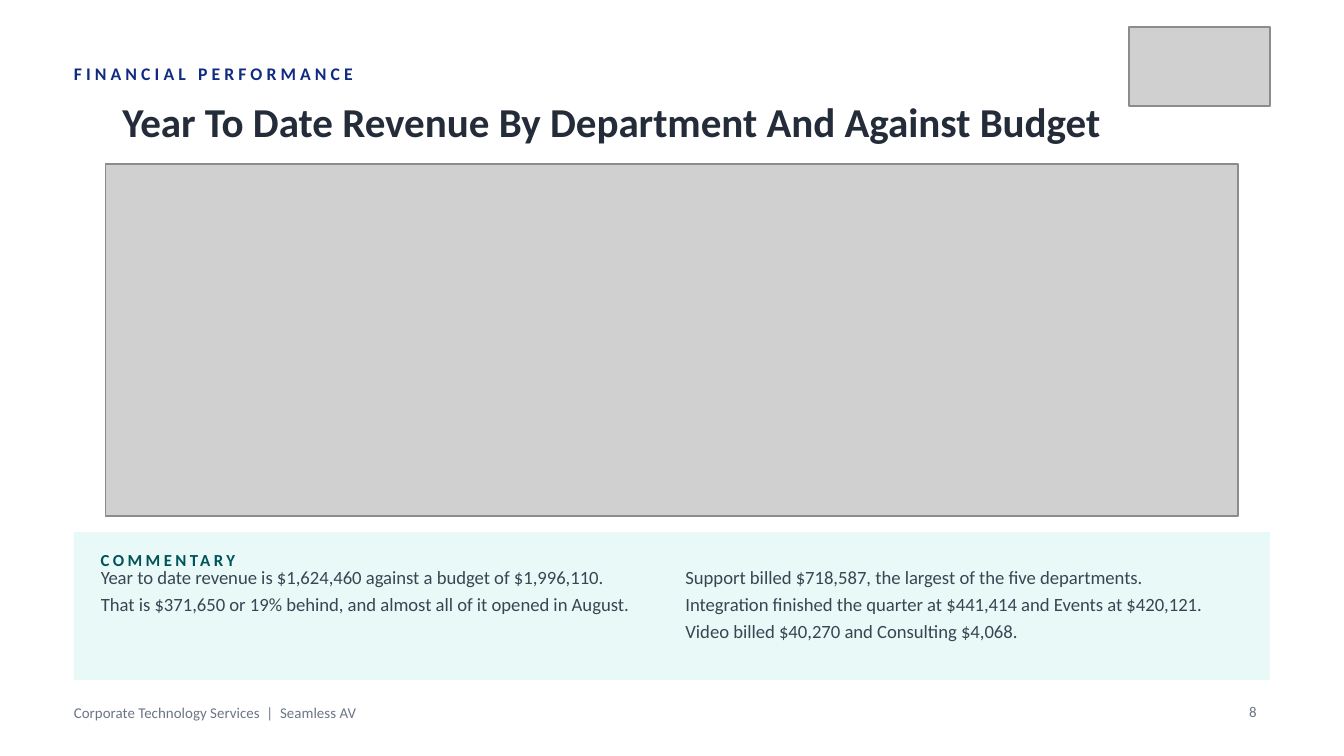
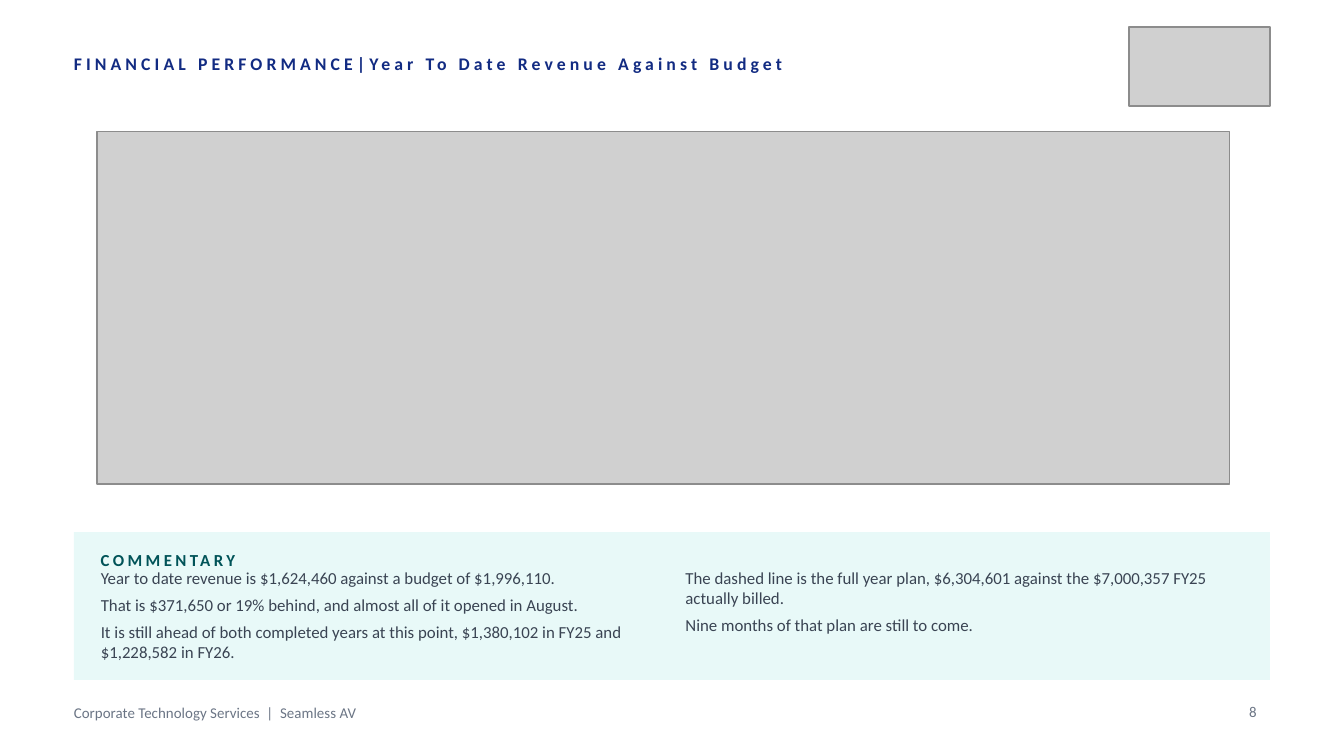
Before and after one commit to WesleyNelson-O33/Claude, a slide deck: slide 8 of deck/CTS Quarterly Business Review - Q1 FY2027.pptx. Drawn at 1344x756 pixels with LibreOffice and Linux fonts; fonts in the diff are those of the drawing; grey boxes stand for pictures. Boxes give left, top, right and bottom in pixels: in the first picture for what was removed or moved away, otherwise in the second. Text is boxed around its words. In the diff, an @@ line names an element or a change of style, - is before the commit and + after.

```diff
--- a/deck/CTS Quarterly Business Review - Q1 FY2027.pptx
+++ b/deck/CTS Quarterly Business Review - Q1 FY2027.pptx
@@ text at box(426, 58, 447, 70): text changed @@
-FINANCIAL PERFORMANCE
+FINANCIAL PERFORMANCE|Year To Date Revenue Against Budget
@@ text removed at box(122, 108, 1101, 144) @@
-Year To Date Revenue By Department And Against Budget
@@ picture: place and size @@
-picture at box(106, 164, 1239, 516)
+picture at box(97, 132, 1230, 484)
@@ text at box(101, 572, 578, 614): size 10 to 9 pt in "Year to date revenue is $1,624,460 against ...", "That is $371,650 or 19% behind, and ..." @@
@@ text at box(685, 572, 1206, 634): text changed; size 10 to 9 pt @@
-Support billed $718,587, the largest of the five departments.
-Integration finished the quarter at $441,414 and Events at $420,121.
-Video billed $40,270 and Consulting $4,068.
+The dashed line is the full year plan, $6,304,601 against the $7,000,357 FY25 actually billed.
+Nine months of that plan are still to come.
@@ text at box(101, 626, 621, 660): paragraph added @@
+It is still ahead of both completed years at this point, $1,380,102 in FY25 and $1,228,582 in FY26.
```
Also in this commit, not shown: 20 other slides changed, 6 other files.
